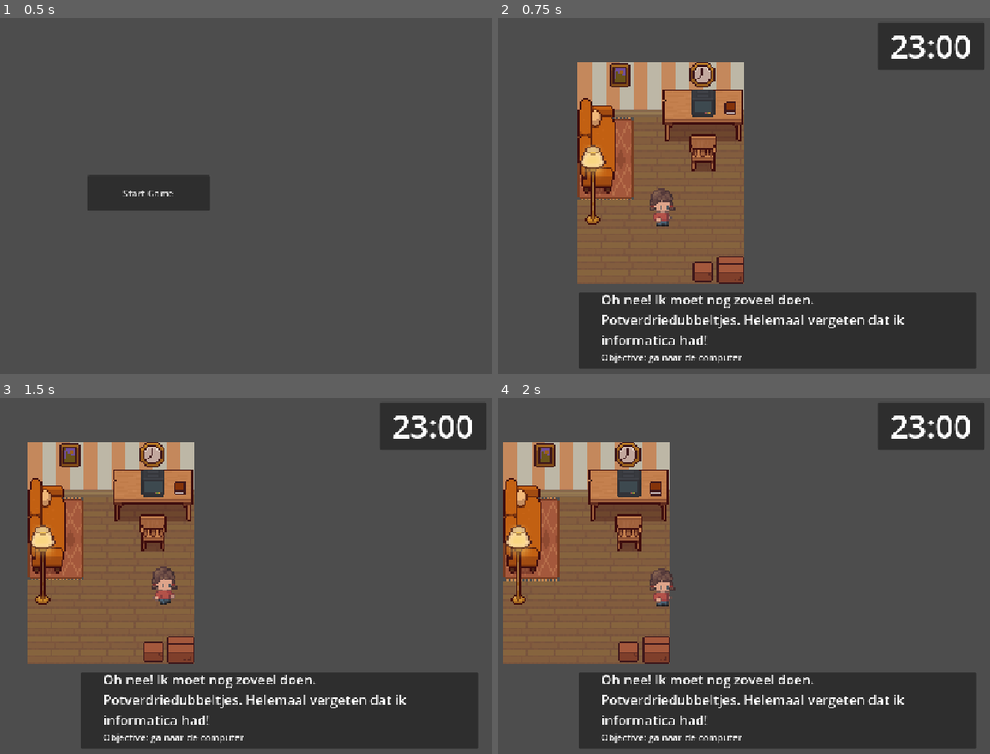
Above: before the commit, frames 1-4 (two rows, left to right).
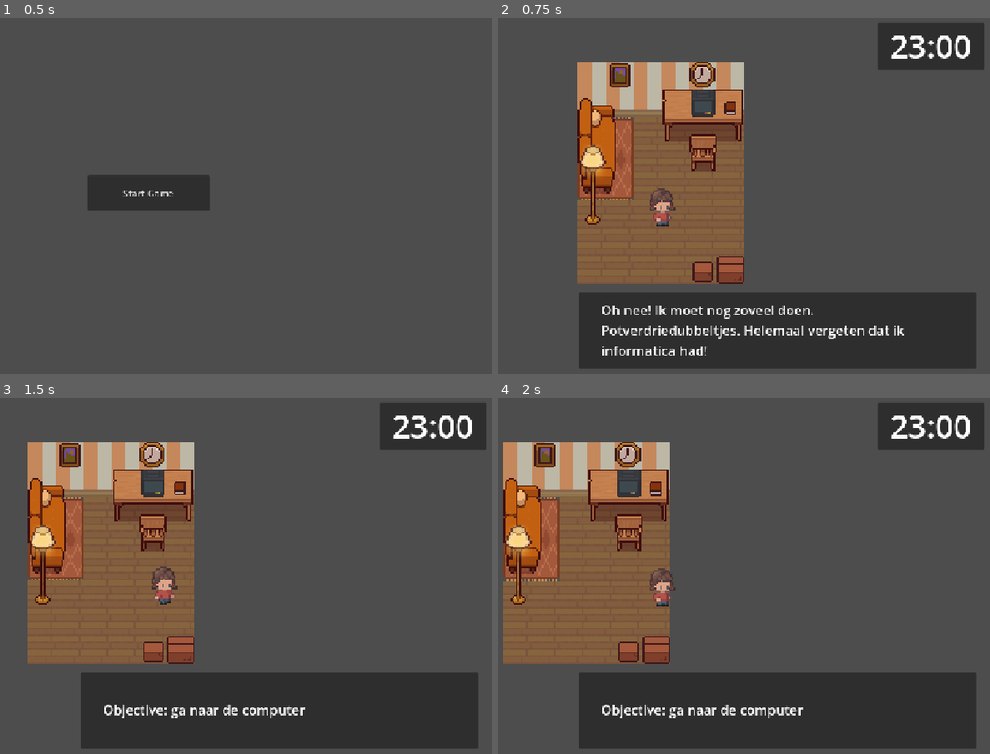
Above: after the commit, the same moments.

Repository: 134148/HauntingDeadline
Game: Godot game, scene res://scenes/titlescreen.tscn
Two runs of this game, one before a commit and one after it. Both use one fixed random seed, a clock stepped at 60 frames per second and the inputs below.
Inputs (mouse positions are in pixels of both pictures, inside the frame that each line leads up to):
- Up to frame 1 (0.5 s): no input
- Up to frame 2 (0.75 s): click "Start Game" at 0.5 s
- Up to frame 3 (1.5 s): tap Enter at 1.25 s; move the mouse to (309, 561) at 1.27 s; hold D (right) from 1.28 s (still down); click (309, 561) at 1.42 s
- Up to frame 4 (2 s): keep holding D (right)

Frame 1 is identical in both runs. In frame 2, 3.2% of the frame differs, in the area x 21-83%, y 77-97%; in frame 3, 2.3%; in frame 4, 2.3%.

Commit message:
ROBERTS TEKST IS NU COOL

Diff:
--- a/project.godot
+++ b/project.godot
@@ -33,6 +33,11 @@
 , Object(InputEventKey,"resource_local_to_scene":false,"resource_name":"","device":0,"window_id":0,"alt_pressed":false, …(185 unchanged characters)…
 ]
 }
+click={
+"deadzone": 0.2,
+"events": [Object(InputEventMouseButton,"resource_local_to_scene":false,"resource_name":"","device":-1,"window_id":0,"alt_pressed":false,"shift_pressed":false,"ctrl_pressed":false,"meta_pressed":false,"button_mask":0,"position":Vector2(0, 0),"global_position":Vector2(0, 0),"factor":1.0,"button_index":1,"canceled":false,"pressed":false,"double_click":false,"script":null)
+]
+}
 down={
 "deadzone": 0.2,
 "events": [Object(InputEventKey,"resource_local_to_scene":false,"resource_name":"","device":0,"window_id":0,"alt_presse …(189 unchanged characters)…
--- a/scenes/robert_naar_comp.tscn
+++ b/scenes/robert_naar_comp.tscn
@@ -3,6 +3,7 @@
 [ext_resource type="Script" uid="uid://dh147w3ychpnk" path="res://scripts/robert_naar_comp.gd" id="1_dp014"]
 [ext_resource type="PackedScene" uid="uid://btvgexdp7qt5u" path="res://scenes/robert.tscn" id="2_eg183"]
 [ext_resource type="Texture2D" uid="uid://qwltn8xdhg0c" path="res://assets/Interior free/interior free.png" id="3_0k6sp"]
+[ext_resource type="Script" uid="uid://h0krjmn60n8j" path="res://scenes/the_tekst.gd" id="3_ii55k"]
 [ext_resource type="Texture2D" uid="uid://ctjiiusofsqs5" path="res://assets/Interior free/TopDownHouse_DoorsAndWindows.png" id="4_ii55k"]
 [ext_resource type="Texture2D" uid="uid://dsftrhn35y48g" path="res://assets/Interior free/TopDownHouse_FloorsAndWalls.png" id="5_aafuq"]
 [ext_resource type="Texture2D" uid="uid://db4dkdsqhrho6" path="res://assets/Interior free/TopDownHouse_FloorsAndWalls_OpenDoors.png" id="6_3klss"]
@@ -3591,19 +3592,7 @@
 label_settings = SubResource("LabelSettings_we0q3")
 vertical_alignment = 1
 autowrap_mode = 3
-
-[node name="Label" type="Label" parent="CanvasLayer/TextDisplay/TheTekst" unique_id=850450683]
-layout_mode = 0
-offset_right = 40.0
-offset_bottom = 23.0
-focus_neighbor_bottom = NodePath("..")
-focus_previous = NodePath("..")
-text = "
-
-
-
-Objective: ga naar de computer"
-vertical_alignment = 2
+script = ExtResource("3_ii55k")
 
 [node name="TileMapLayer" type="TileMapLayer" parent="." unique_id=2080757283]
 tile_map_data = PackedByteArray("AAD9//v/AAAIAAAAAAD9//z/AAAIAAEAAAD9//3/BAAKAAMAAFD9//7/BAALAAMAAFD9////BAAMAAMAAFD9/w …(688 unchanged characters)…
--- /dev/null
+++ b/scenes/the_tekst.gd
@@ -0,0 +1,18 @@
+extends Label
+
+var dialogue = [
+	"Oh nee! Ik moet nog zoveel doen. Potverdriedubbeltjes. Helemaal vergeten dat ik informatica had! ",
+	"Objective: ga naar de computer"
+]
+
+var index = 0
+
+func _ready():
+	text = dialogue[index]
+
+func _input(event):
+	if event is InputEventMouseButton and event.pressed and event.button_index == MOUSE_BUTTON_LEFT:
+		index += 1
+
+		if index < dialogue.size():
+			text = dialogue[index]
Not shown, added: scenes/the_tekst.gd.uid
